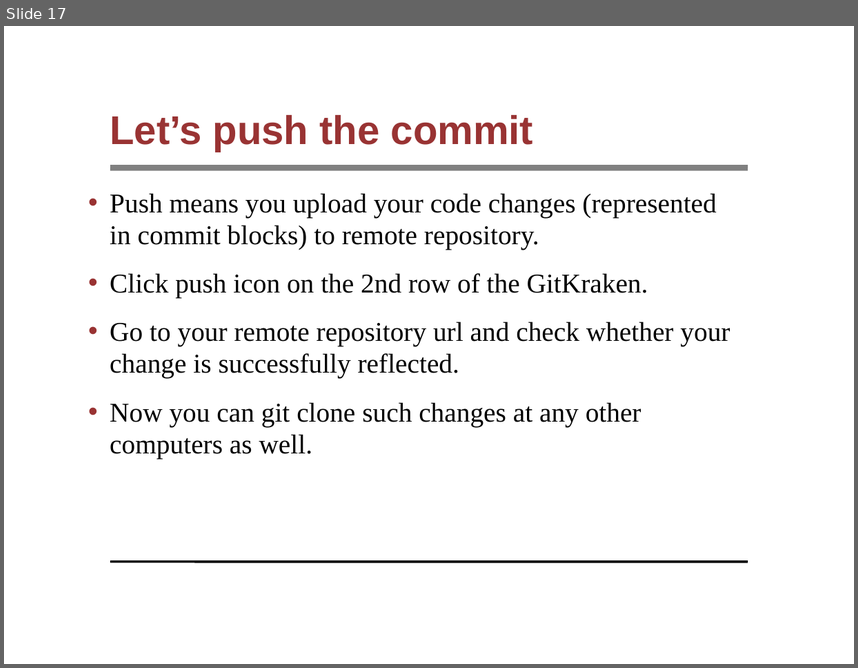
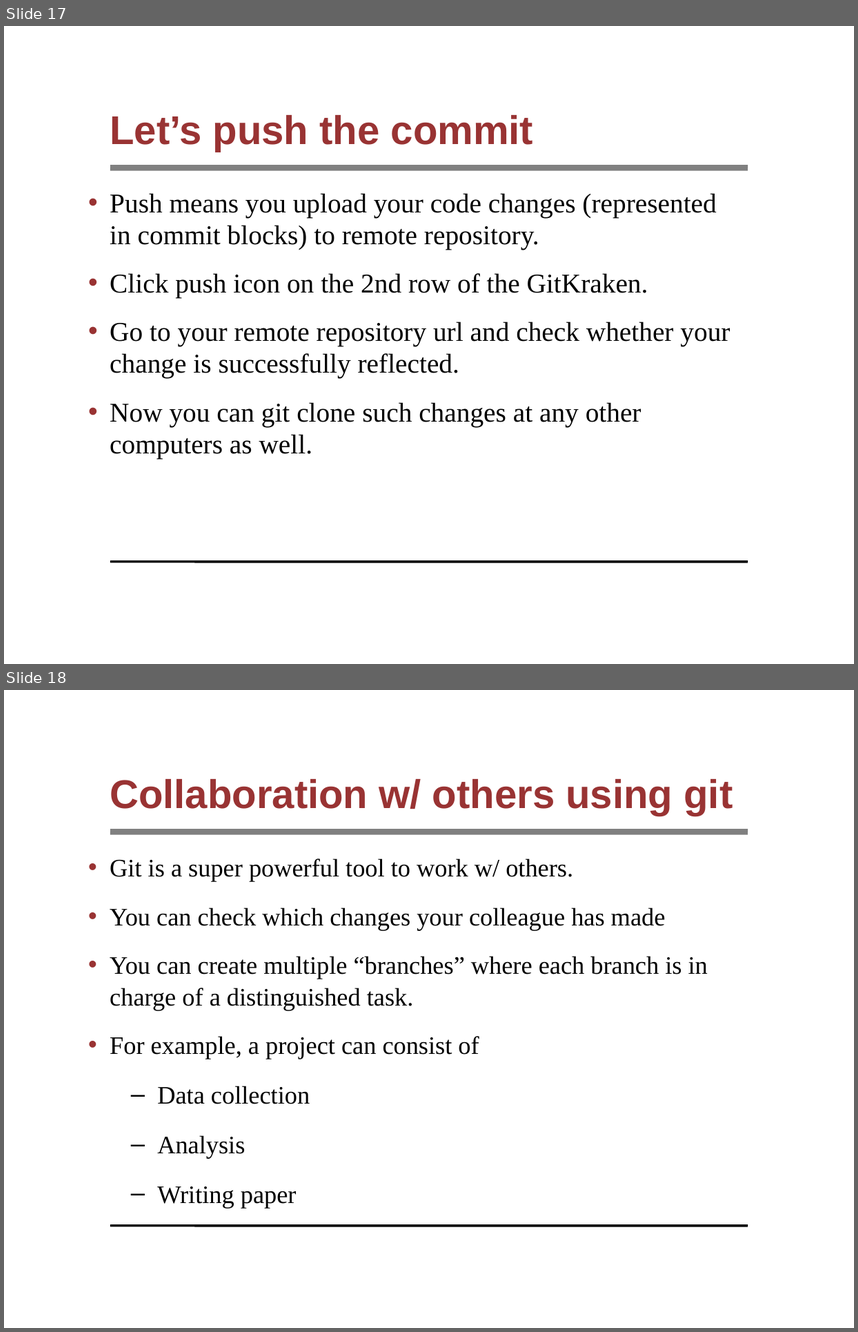
Before and after one commit to syyunn/pml-git, a slide deck: file-changes/main.ppt. Shown one above the other, each under a label of ours: slide 17 before the commit, slides 17 and 18 after it. The pictures are 858x668 and 858x1332 pixels, drawn with LibreOffice and Linux fonts; fonts in the diff are those of the drawing; background and template pictures are left out. Boxes give left, top, right and bottom in pixels: in the first picture for what was removed or moved away, otherwise in the second. Text is boxed around its words. In the diff, an @@ line names an element or a change of style, - is before the commit and + after.

```diff
--- a/file-changes/main.ppt
+++ b/file-changes/main.ppt
@@ slide 18 added at (4,690,854,1328), background #FFFFFF; not listed: 2 template elements that a slide beside it also shows @@
@@ title added at (110,779,733,816), 34 pt, text #993333, bold @@
+Collaboration w/ others using git
@@ text added at (110,858,708,1208), 21.3 pt, text #000000 @@
+• Git is a super powerful tool to work w/ others.
+• You can check which changes your colleague has made
+• You can create multiple “branches” where each branch is in charge of a distinguished task.
+• For example, a project can consist of
+  – Data collection
+  – Analysis
+  – Writing paper
```
Also in this commit, not shown: 2 slides changed, 12 other slides added, 1 other file.
